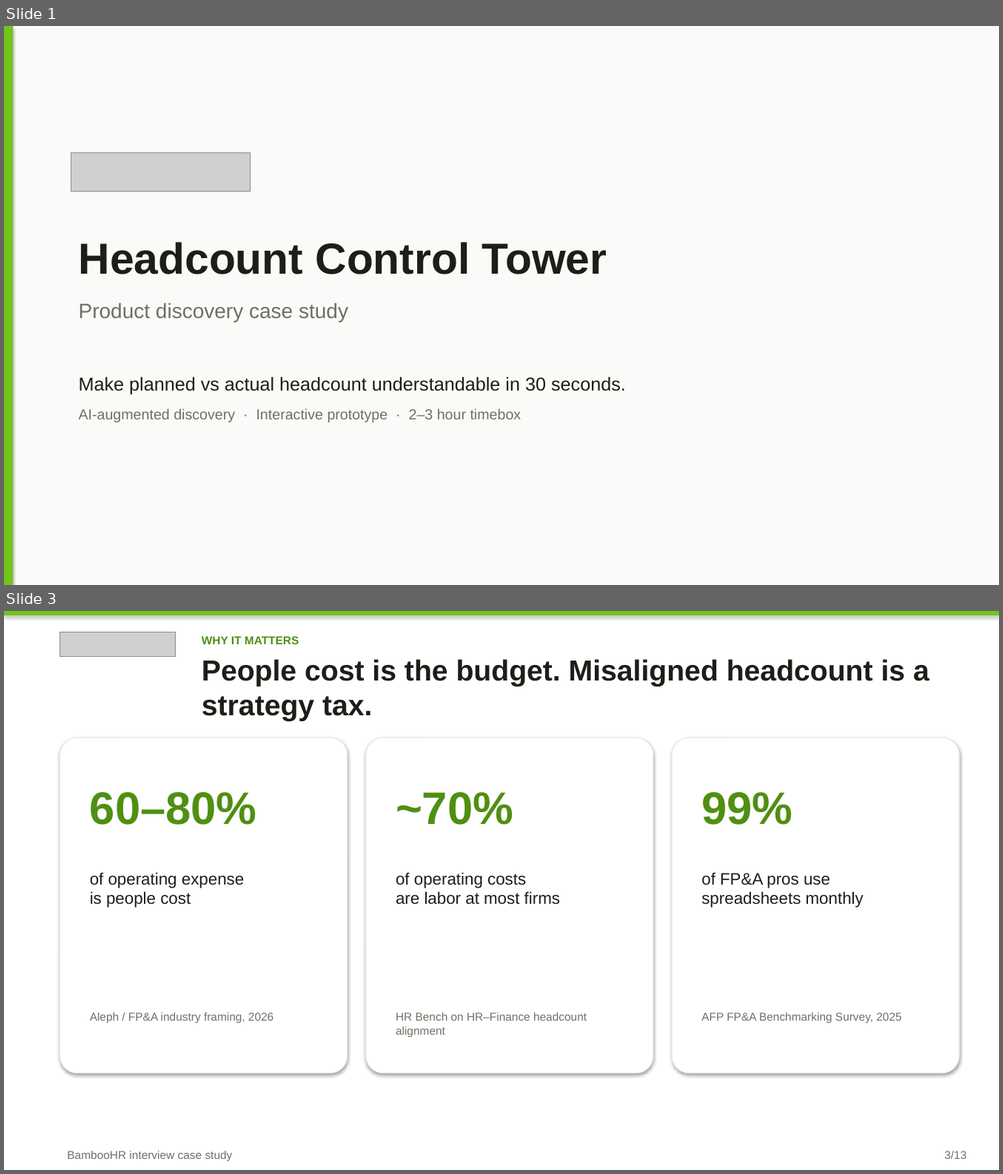
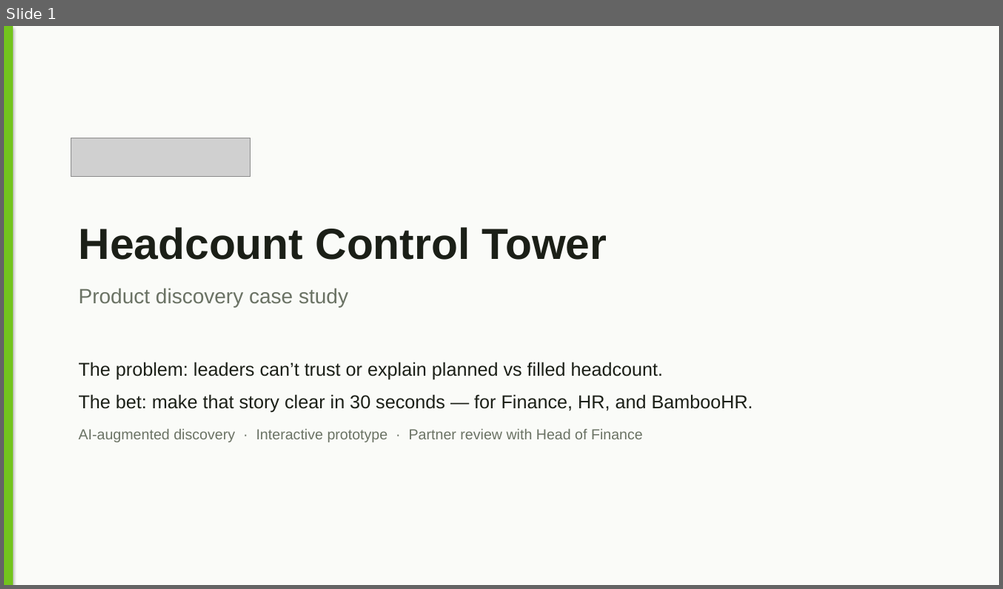
Before and after one commit to Brigdawg/Headcount-Reconciliation, a slide deck: deck/Headcount_Control_Tower_Case_Study.pptx. Shown one above the other, each under a label of ours: slides 1 and 3 before the commit, slide 1 after it; the slides between them are not shown. The pictures are 1003x1174 and 1003x589 pixels, drawn with LibreOffice and Linux fonts; fonts in the diff are those of the drawing; grey boxes stand for pictures. Boxes give left, top, right and bottom in pixels: in the first picture for what was removed or moved away, otherwise in the second. Text is boxed around its words. In the diff, an @@ line names an element or a change of style, - is before the commit and + after.

Commit message:
Strengthen deck around the problem, client value, and BambooHR value.
Add scrubbed “current spreadsheet” slide, clearer cross-functional process, and market stats focused on HR–Finance cohesion and recon time.

```diff
--- a/deck/Headcount_Control_Tower_Case_Study.pptx
+++ b/deck/Headcount_Control_Tower_Case_Study.pptx
@@ slide 3 removed at <box>4,611,999,1170</box>, background #FFFFFF @@
@@ rectangle removed at <box>4,611,999,615</box> @@
@@ picture removed at <box>60,632,176,657</box> @@
@@ text removed at <box>202,636,299,644</box> @@
-WHY IT MATTERS
@@ text removed at <box>202,659,929,721</box> @@
-People cost is the budget. Misaligned headcount is a strategy tax.
@@ rounded rectangle removed at <box>60,738,347,1073</box> @@
@@ rounded rectangle removed at <box>366,738,653,1073</box> @@
@@ rounded rectangle removed at <box>671,738,959,1073</box> @@
@@ text removed at <box>90,792,257,825</box> @@
-60–80%
@@ text removed at <box>395,792,513,825</box> @@
-~70%
@@ text removed at <box>701,792,792,825</box> @@
-99%
@@ text removed at <box>90,872,244,908</box> @@
-of operating expense
-is people cost
@@ text removed at <box>395,872,560,905</box> @@
-of operating costs
-are labor at most firms
@@ text removed at <box>701,872,863,908</box> @@
-of FP&A pros use
-spreadsheets monthly
@@ text removed at <box>90,1013,273,1023</box> @@
-Aleph / FP&A industry framing, 2026
@@ text removed at <box>395,1013,586,1037</box> @@
-HR Bench on HR–Finance headcount alignment
@@ text removed at <box>701,1013,901,1023</box> @@
-AFP FP&A Benchmarking Survey, 2025
@@ text removed at <box>67,1151,233,1162</box> @@
-BambooHR interview case study
@@ text removed at <box>944,1151,966,1159</box> @@
-3/13
@@ slide 1 changed as well @@
@@ picture: place and size @@
-picture at <box>71,153,250,192</box>
+picture at <box>71,138,250,177</box>
@@ text "Headcount Control Tower": place and size @@
-text "Headcount Control Tower" at <box>79,242,607,322</box>
+text "Headcount Control Tower" at <box>79,227,607,307</box>
@@ text at <box>79,362,753,443</box>: text changed; size 14 to 18 pt; text colour #6A7264 to #1B1F17 @@
-Make planned vs actual headcount understandable in 30 seconds.
-AI-augmented discovery · Interactive prototype · 2–3 hour timebox
+The problem: leaders can’t trust or explain planned vs filled headcount.
+The bet: make that story clear in 30 seconds — for Finance, HR, and BambooHR.
+AI-augmented discovery · Interactive prototype · Partner review with Head of Finance
```
Also in this commit, not shown: 8 other slides changed, 5 slides added, 3 other slides removed, 3 other files.
